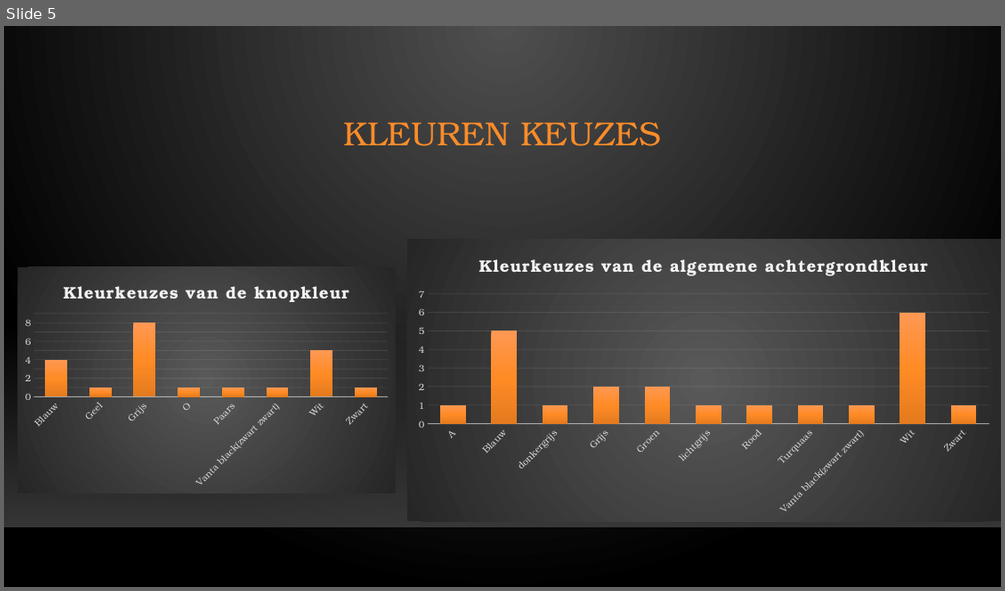
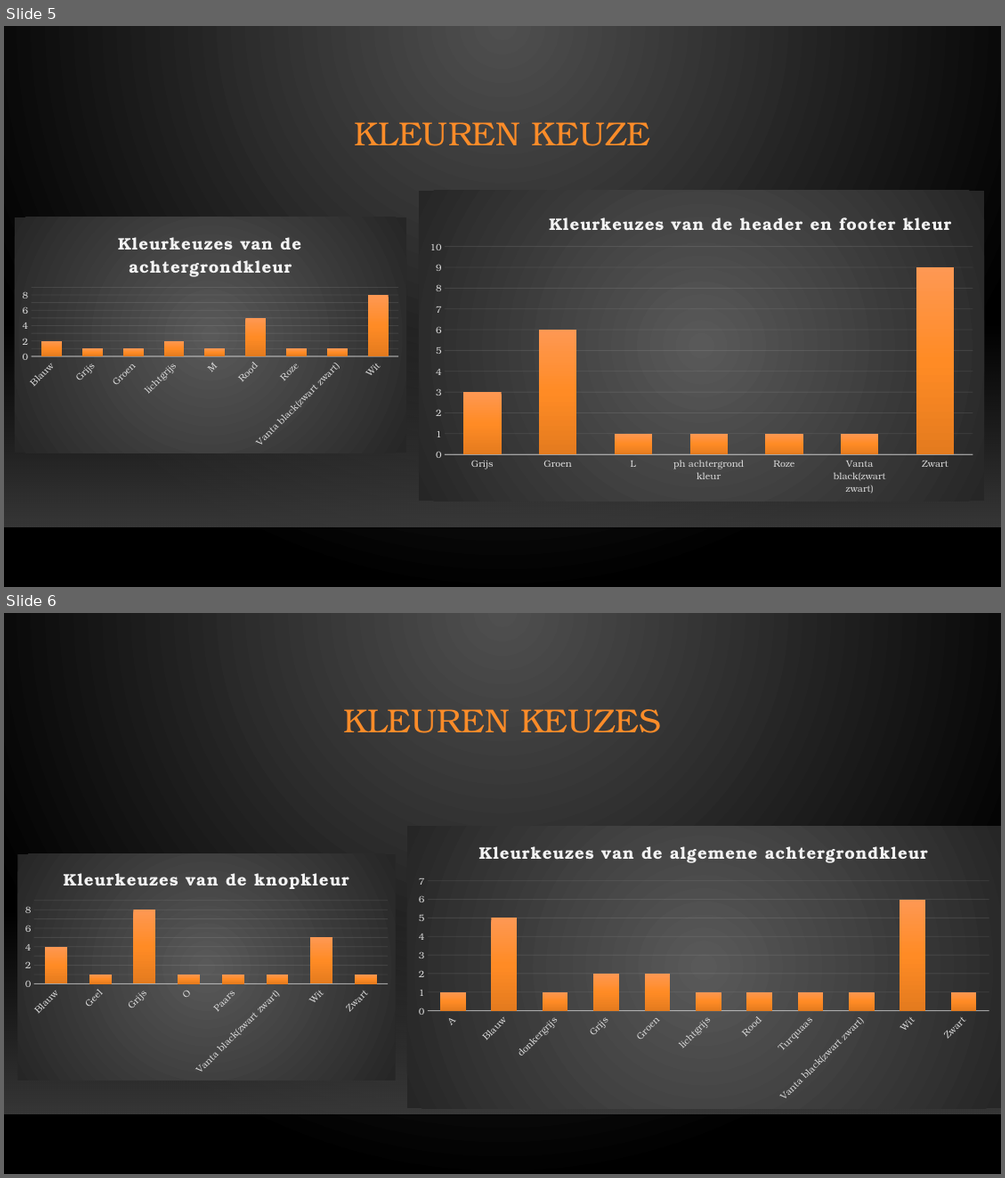
Before and after one commit to OG-netizen/Project-3-4, a slide deck: Sprint Planning/Scrum meeting 4.pptx. Shown one above the other, each under a label of ours: slide 5 before the commit, slides 5 and 6 after it. The pictures are 1005x591 and 1005x1178 pixels, drawn with LibreOffice and Linux fonts; fonts in the diff are those of the drawing; background and template pictures are left out. Boxes give left, top, right and bottom in pixels: in the first picture for what was removed or moved away, otherwise in the second. Text is boxed around its words. In the diff, an @@ line names an element or a change of style, - is before the commit and + after.

Commit message:
ok

```diff
--- a/Sprint Planning/Scrum meeting 4.pptx
+++ b/Sprint Planning/Scrum meeting 4.pptx
@@ slide 5 added at (4,26,1001,587), background gradient #505050 to #000000; not listed: 2 template elements that a slide beside it also shows @@
@@ title added at (355,122,650,146), 32 pt, text #FB8C29 @@
+KLEUREN KEUZE
@@ column chart added at (419,191,985,501) @@
+title "Kleurkeuzes van de header en footer kleur "
+categories: Grijs, Groen, L, ph achtergrond kleur, Roze, Vanta black(zwart zwart), Zwart
+Series 1: 3, 6, 1, 1, 1, 1, 9
@@ column chart added at (15,217,406,453) @@
+title "Kleurkeuzes van de achtergrondkleur "
+categories: Blauw, Grijs, Groen, lichtgrijs, M, Rood, Roze, Vanta black(zwart zwart), Wit
+Series 1: 2, 1, 1, 2, 1, 5, 1, 1, 8
@@ what was slide 5 is now slide 6 @@
```
